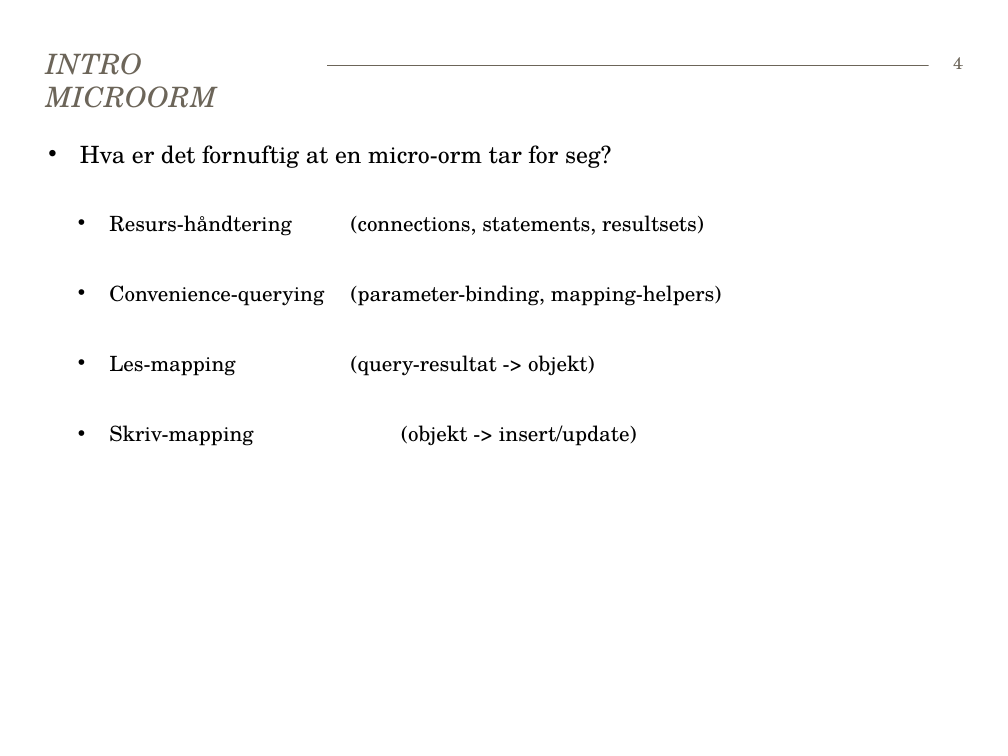
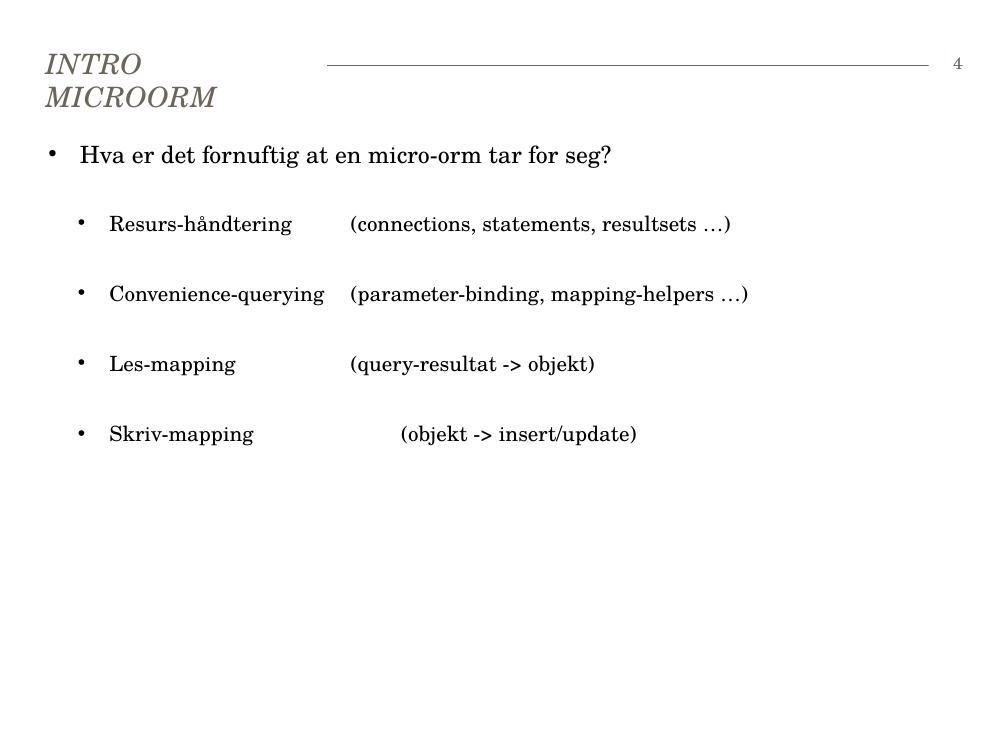
Before and after one commit to Robert-Larsen/java-microorm, a slide deck: slide 4 of Faggruppemøte 170615-microorm.pptx. Drawn at 1008x756 pixels with LibreOffice and Linux fonts; fonts in the diff are those of the drawing. Boxes give left, top, right and bottom in pixels: in the first picture for what was removed or moved away, otherwise in the second. Text is boxed around its words. In the diff, an @@ line names an element or a change of style, - is before the commit and + after.

```diff
--- a/Faggruppemøte 170615-microorm.pptx
+++ b/Faggruppemøte 170615-microorm.pptx
@@ text at (x1=109, y1=215, x2=715, y2=306): text changed @@
-  • Resurs-håndtering (connections, statements, resultsets)
-  • Convenience-querying (parameter-binding, mapping-helpers)
+  • Resurs-håndtering (connections, statements, resultsets …)
+  • Convenience-querying (parameter-binding, mapping-helpers …)
```
Also in this commit, not shown: 2 other slides changed.
